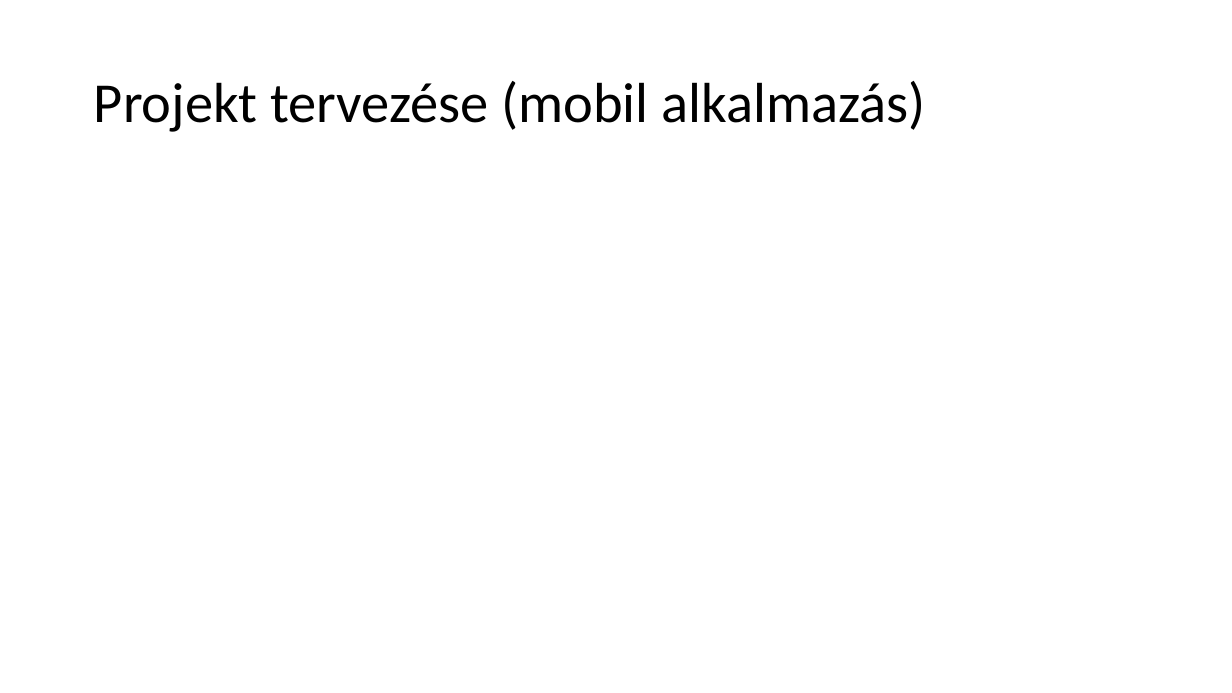
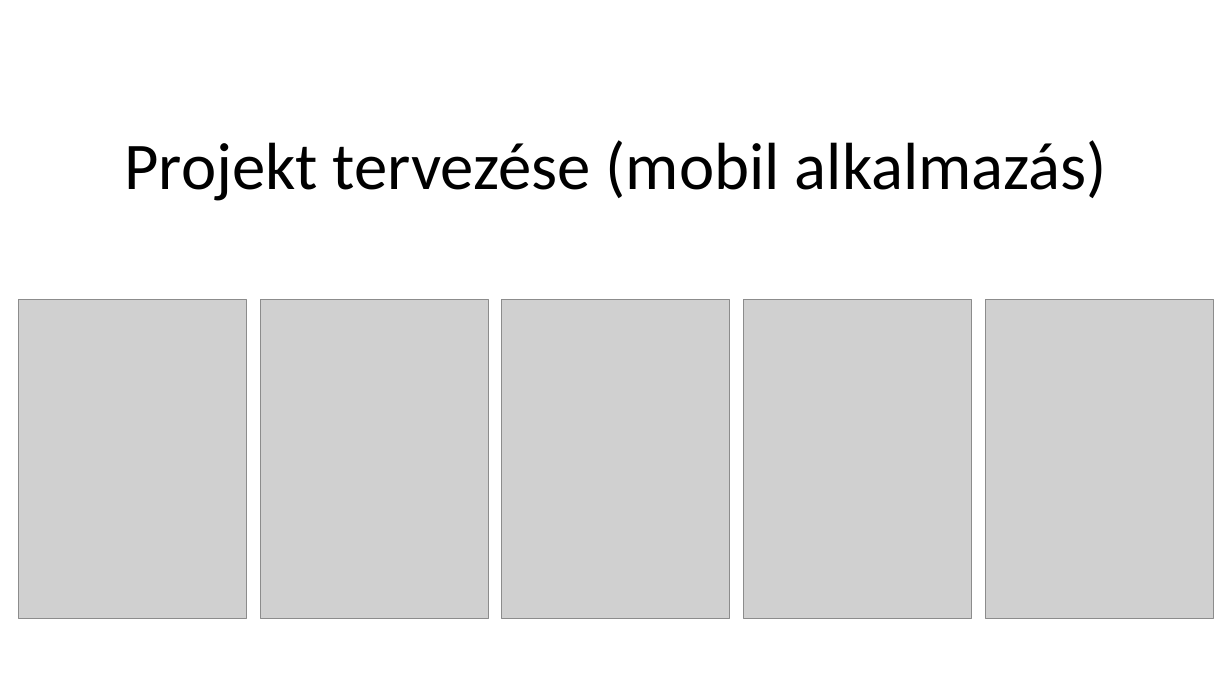
Before and after one commit to KantorKrisztian/Rentaruro_projekt, a slide deck: slide 13 of Rentaruro.pptx (slide 7 before the commit). Drawn at 1232x693 pixels with LibreOffice and Linux fonts; fonts in the diff are those of the drawing; grey boxes stand for pictures. Boxes give left, top, right and bottom in pixels: in the first picture for what was removed or moved away, otherwise in the second. Text is boxed around its words. In the diff, an @@ line names an element or a change of style, - is before the commit and + after.

```diff
--- a/Rentaruro.pptx
+++ b/Rentaruro.pptx
@@ title "Projekt tervezése (mobil alkalmazás)": place and size @@
-title "Projekt tervezése (mobil alkalmazás)" at <box>94,81,926,132</box>
+title "Projekt tervezése (mobil alkalmazás)" at <box>124,140,1107,201</box>
@@ title "Projekt tervezése (mobil alkalmazás)" at <box>124,140,1107,201</box>: size 44 to 52 pt; alignment left to centre @@
@@ picture added at <box>18,299,247,618</box> @@
@@ picture added at <box>261,299,489,618</box> @@
@@ picture added at <box>502,299,730,618</box> @@
@@ picture added at <box>744,299,972,618</box> @@
@@ picture added at <box>985,299,1214,618</box> @@
```
Also in this commit, not shown: 2 other slides changed, 7 slides added.
